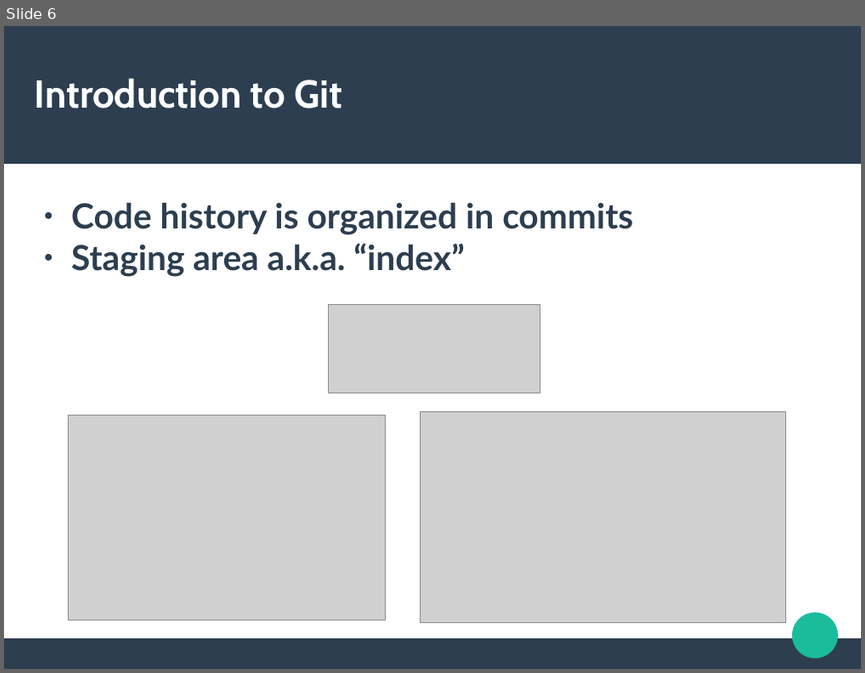
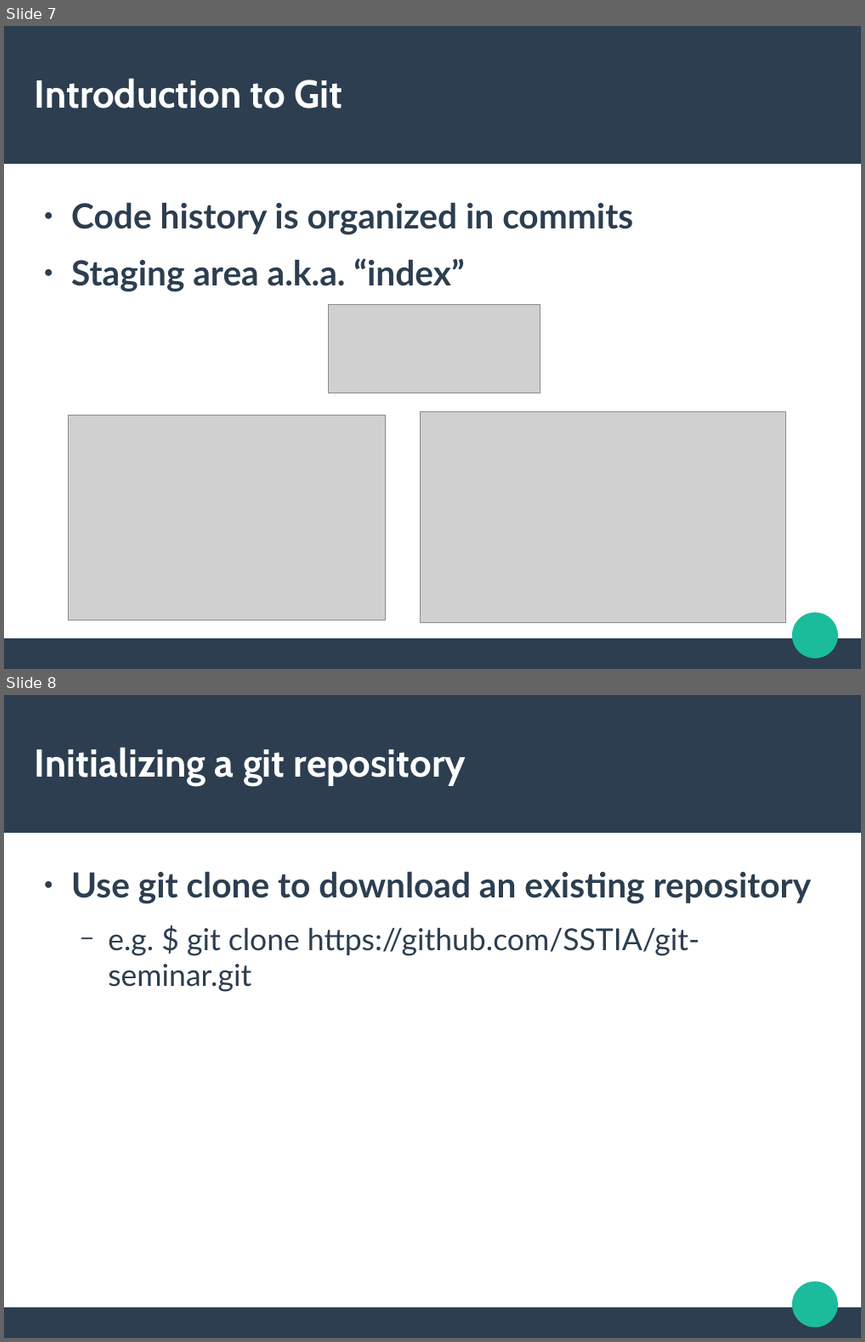
Before and after one commit to SSTIA/git-seminar, a slide deck: GitSeminar.pptx. Shown one above the other, each under a label of ours: slide 6 before the commit, slides 7 and 8 after it. The pictures are 865x673 and 865x1342 pixels, drawn with LibreOffice and Linux fonts; fonts in the diff are those of the drawing; grey boxes stand for pictures. Boxes give left, top, right and bottom in pixels: in the first picture for what was removed or moved away, otherwise in the second. Text is boxed around its words. In the diff, an @@ line names an element or a change of style, - is before the commit and + after.

```diff
--- a/GitSeminar.pptx
+++ b/GitSeminar.pptx
@@ slide 8 added at (4, 695, 861, 1338), background #FFFFFF; not listed: 3 template elements that a slide beside it also shows @@
@@ text added at (35, 747, 466, 786), 36 pt, text #FFFFFF, bold @@
+Initializing a git repository
@@ text added at (71, 871, 812, 992), 28 pt, text #2C3E50 @@
+● Use git clone to download an existing repository
+  − e.g. $ git clone https://github.com/SSTIA/git-seminar.git
@@ what was slide 6 is now slide 7 @@
@@ slide 7 changed as well @@
@@ text "Code history is organized in ..." at (71, 202, 633, 292): more space between paragraphs @@
```
Also in this commit, not shown: 25 other slides changed, 1 other slide added, 1 other file.
